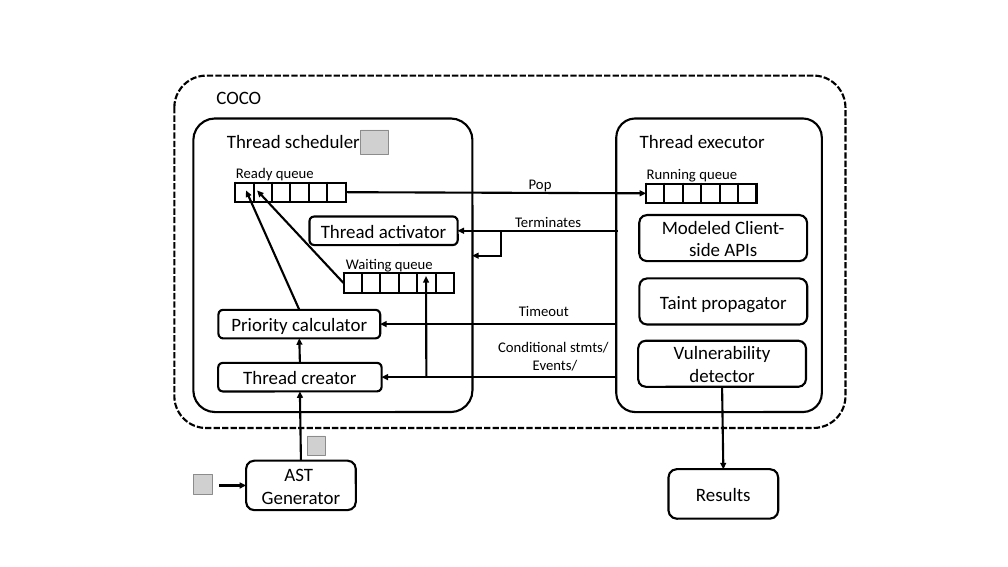
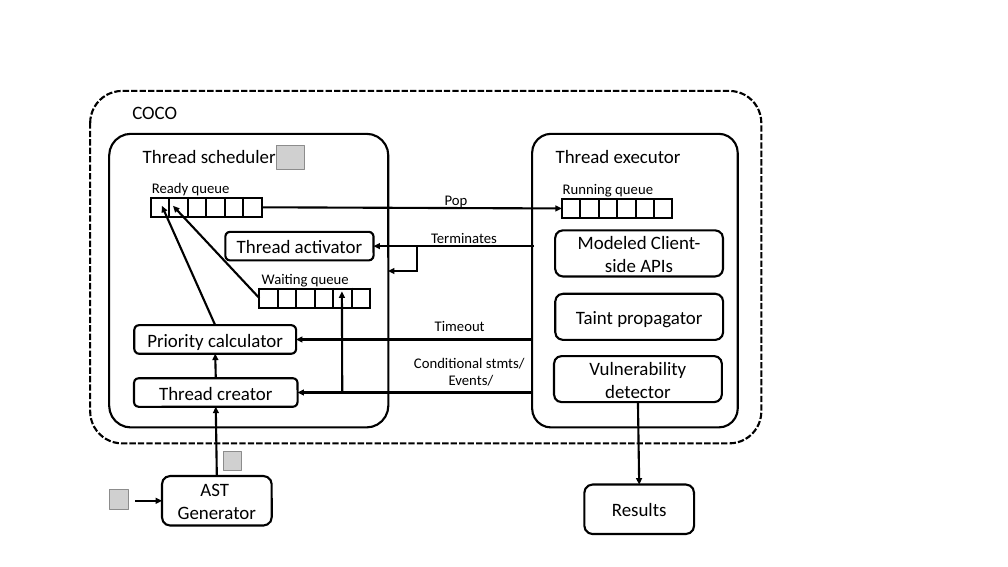
Before and after one commit to Suuuuuzy/run_JSCPG, a slide deck: slide 10 of graphs.pptx (slide 8 before the commit). Drawn at 1008x567 pixels with LibreOffice and Linux fonts; fonts in the diff are those of the drawing; grey boxes stand for pictures; background and template pictures are left out. Boxes give left, top, right and bottom in pixels: in the first picture for what was removed or moved away, otherwise in the second. Text is boxed around its words. In the diff, an @@ line names an element or a change of style, - is before the commit and + after.

```diff
--- a/graphs.pptx
+++ b/graphs.pptx
@@ 11 rounded rectangles, 11 arrows, 10 texts, 3 pictures, 3 tables, 1 elbow arrow: place and size @@
-11 rounded rectangles, 11 arrows, 10 texts, 3 pictures, 3 tables, 1 elbow arrow at bbox=[175, 76, 846, 520]
+11 rounded rectangles, 11 arrows, 10 texts, 3 pictures, 3 tables, 1 elbow arrow at bbox=[90, 91, 761, 535]
```
Also in this commit, not shown: 7 other slides changed, 1 slide removed, 4 other files.
